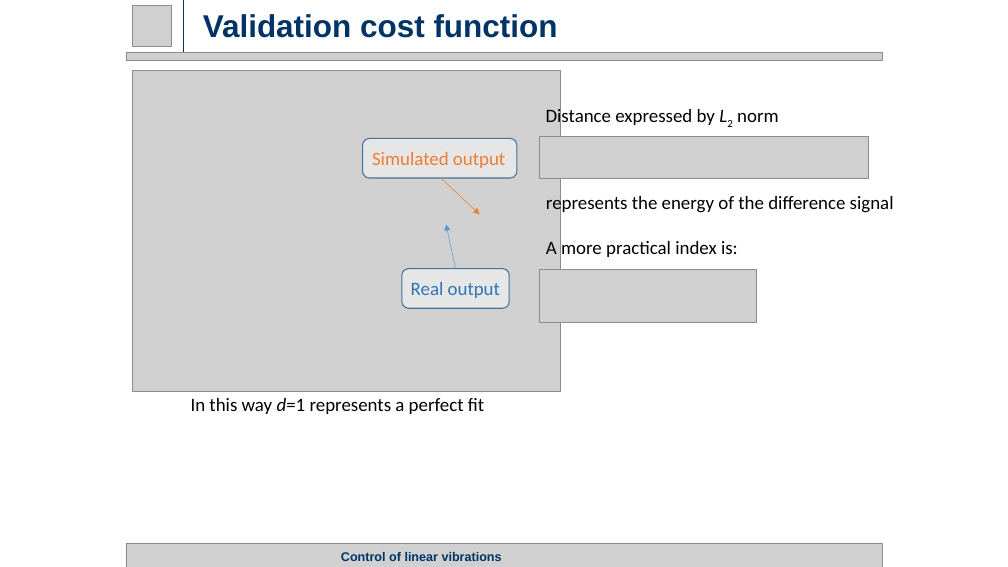
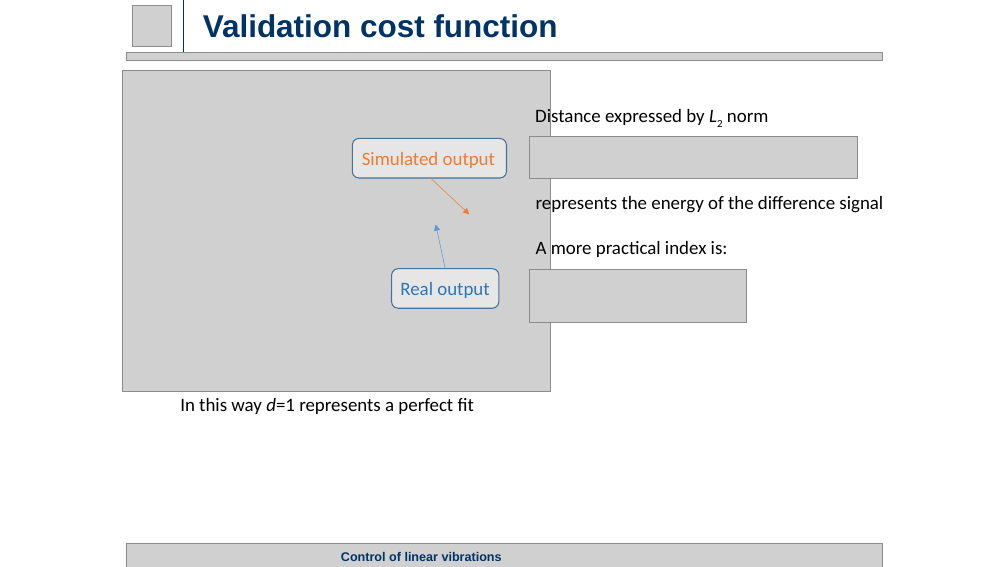
Before and after one commit to rssalessio/Control-Linear-Vibrations, a slide deck: slide 12 of finalPresentation/Part 1/Part1.pptx (slide 10 before the commit). Drawn at 1008x567 pixels with LibreOffice and Linux fonts; fonts in the diff are those of the drawing; grey boxes stand for pictures. Boxes give left, top, right and bottom in pixels: in the first picture for what was removed or moved away, otherwise in the second. Text is boxed around its words. In the diff, an @@ line names an element or a change of style, - is before the commit and + after.

```diff
--- a/finalPresentation/Part 1/Part1.pptx
+++ b/finalPresentation/Part 1/Part1.pptx
@@ 5 texts, 3 pictures, 2 rounded rectangles, 2 arrows: place and size @@
-5 texts, 3 pictures, 2 rounded rectangles, 2 arrows at [133, 70, 894, 414]
+5 texts, 3 pictures, 2 rounded rectangles, 2 arrows at [123, 70, 883, 414]
```
Also in this commit, not shown: 10 other slides changed, 1 slide added.
